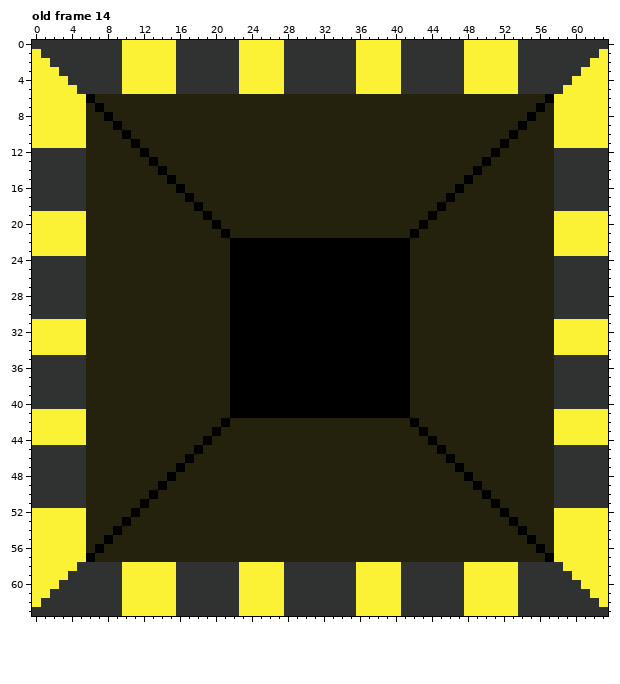
Pixel-art file -- src/main/resources/graphics/sprites/laser.aseprite. The picture above is the old version.
64x64 pixels, 34 frames. Colours within 5 levels of each other are drawn and written as one. Shown: old frame 14.
After:
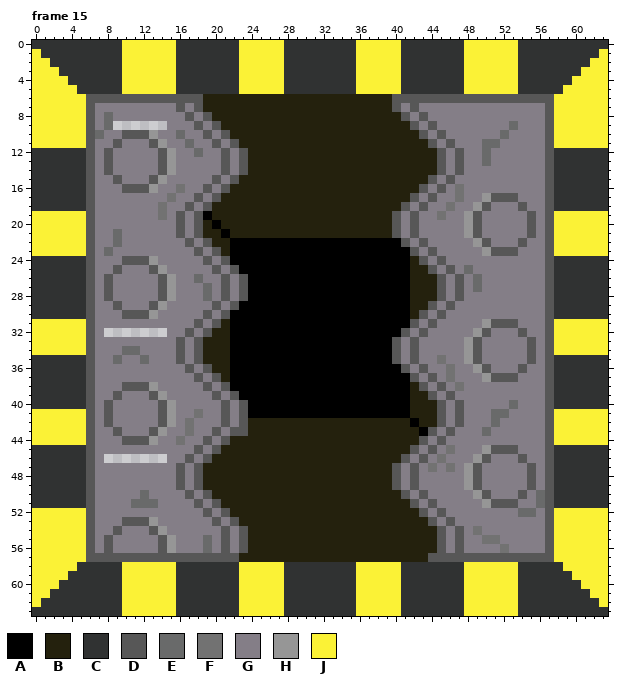
Palette (. is transparent): A #000000  B #24210d  C #303232  D #575757  E #696a6a  F #727272  G #847e87  H #969696  J #fbf236
A new or re-ordered frame is compared with the old frame closest to it.
Changes in this commit:
frames 34 -> 35
Frame 15 is new; against old frame 14:
y 6: x 6..18 ABBBBBBBBBBBB -> DDDDDDDDDDDDD; x 40..57 BBBBBBBBBBBBBBBBBA -> DDDDDDDDDDDDDDDDDD
y 7: x 6..18 BABBBBBBBBBBB -> DGGGGGGGGGDGD; x 40..57 BBBBBBBBBBBBBBBBAB -> DGDGGGGGGGGGGGGGGD
y 8: x 6..19 BBABBBBBBBBBBB -> DGEGGGGGGGGDGD; x 41..57 BBBBBBBBBBBBBBABB -> DGDGGGGGGGGGGGGGD
y 9: x 6..20 BBBABBBBBBBBBBB -> DGE......GGGDGD; x 42..57 BBBBBBBBBBBBABBB -> DGDGGGGGGGGEGGGD
y 10: x 6..21 BBBBABBBBBBBBBBB -> DEGGDDDHGGEGGDGD; x 43..57 BBBBBBBBBBABBBB -> DGDGGGGGGEGGGGD
y 11: x 6..22 BBBBBABBBBBBBBBBB -> DGGDGGGDHGGEGGDGD; x 44..57 BBBBBBBBABBBBB -> DGDGGGEEGGGGGD
y 12: x 6..23 BBBBBBABBBBBBBBBBB -> DGDGGGGGDHGGEGGDGD; x 45..57 BBBBBBABBBBBB -> DGDGGEGGGGGGD
y 13: x 6..23 BBBBBBBABBBBBBBBBB -> DGDGGGGGDHGGGGGDGD; x 45..57 BBBBBABBBBBBB -> DGDGGEGGGGGGD
y 14: x 6..23 BBBBBBBBABBBBBBBBB -> DGDGGGGGDHGGGGGDGD; x 45..57 BBBBABBBBBBBB -> DGDGGGGGGGGGD
y 15: x 6..22 BBBBBBBBBABBBBBBB -> DGGDGGGDHGGGGGDGD; x 44..57 BBBBABBBBBBBBB -> DGDGGGGGGGGGGD
y 16: x 6..21 BBBBBBBBBBABBBBB -> DGGGDDDHGGFGGDGD; x 43..57 BBBBABBBBBBBBBB -> DGDGFGGGGGGGGGD
y 17: x 6..20 BBBBBBBBBBBABBB -> DGGGGGGGGFGGDGD; x 42..57 BBBBABBBBBBBBBBB -> DGDGGFGGHDDDGGGD
y 18: x 6..19 BBBBBBBBBBBBAB -> DGGGGGGGFGGDGD; x 41..57 BBBBABBBBBBBBBBBB -> DGDGGFGGHDGGGDGGD
y 19: x 6..18 BBBBBBBBBBBBB -> DGGGGGGGFGDGD; x 40..57 BBBBABBBBBBBBBBBBB -> DGDGGFGGHDGGGGGDGD
y 20: x 6..18 BBBBBBBBBBBBB -> DGGGGGGGGGDGD; x 40..57 BBBABBBBBBBBBBBBBB -> DGDGGGGGHDGGGGGDGD
y 21: x 6..18 BBBBBBBBBBBBB -> DGGEGGGGGGDGD; x 40..57 BBABBBBBBBBBBBBBBB -> DGDGGGGGHDGGGGGDGD
y 22: x 6..19 BBBBBBBBBBBBBB -> DGGEGGGGGGGDGD; x 41..57 ABBBBBBBBBBBBBBBB -> DGDGGGGGHDGGGDGGD
y 23: x 6..20 BBBBBBBBBBBBBBB -> DGEGGGGGGGGGDGD; x 42..57 BBBBBBBBBBBBBBBB -> DGDGGGGGHDDDGGGD
y 24: x 6..21 BBBBBBBBBBBBBBBB -> DGGGDDDHGGGGGDGD; x 43..57 BBBBBBBBBBBBBBB -> DGDGGGGGGGGGGGD
y 25: x 6..22 BBBBBBBBBBBBBBBBA -> DGGDGGGDHGGGGGDGD; x 44..57 BBBBBBBBBBBBBB -> DGDGEGGGGGGGGD
y 26: x 6..23 BBBBBBBBBBBBBBBBAA -> DGDGGGGGDHGGEGGDGD; x 45..57 BBBBBBBBBBBBB -> DGDGEGGGGGGGD
y 27: x 6..23 BBBBBBBBBBBBBBBBAA -> DGDGGGGGDHGGGEGDGD; x 45..57 BBBBBBBBBBBBB -> DGDGEGGGGGGGD
y 28: x 6..23 BBBBBBBBBBBBBBBBAA -> DGDGGGGGDHGGGEGDGD; x 45..57 BBBBBBBBBBBBB -> DGDGGGGGGGGGD
y 29: x 6..22 BBBBBBBBBBBBBBBBA -> DGGDGGGDHGGGGGDGD; x 44..57 BBBBBBBBBBBBBB -> DGDGGGGGGGGGGD
y 30: x 6..21 BBBBBBBBBBBBBBBB -> DGGGDDDHGGGGGDGD; x 43..57 BBBBBBBBBBBBBBB -> DGDGGGGGGGGGGGD
y 31: x 6..20 BBBBBBBBBBBBBBB -> DGGGGGGGGGGGDGD; x 42..57 BBBBBBBBBBBBBBBB -> DGDGGGGGHDDDGGGD
y 32: x 6..19 BBBBBBBBBBBBBB -> DG.......GGDGD; x 41..57 ABBBBBBBBBBBBBBBB -> DGDGGGGGHDGGGDGGD
y 33: x 6..18 BBBBBBBBBBBBB -> DGGGGGGGGGDGD; x 40..57 AABBBBBBBBBBBBBBBB -> DGDGGGGGHDGGGGGDGD
y 34: x 6..18 BBBBBBBBBBBBB -> DGGGEEGGGGDGD; x 40..57 AABBBBBBBBBBBBBBBB -> DGDGGGGGHDGGGGGDGD
y 35: x 6..18 BBBBBBBBBBBBB -> DGGEGGEGGGDGD; x 40..57 AABBBBBBBBBBBBBBBB -> DGDGGFGGHDGGGGGDGD
y 36: x 6..19 BBBBBBBBBBBBBB -> DGGGGGGGGGGDGD; x 41..57 ABBBBBBBBBBBBBBBB -> DGDGGFGGHDGGGDGGD
y 37: x 6..20 BBBBBBBBBBBBBBB -> DGGGGGGGGGGGDGD; x 42..57 BBBBBBBBBBBBBBBB -> DGDGFGGGHDDDGGGD
y 38: x 6..21 BBBBBBBBBBBBBBBB -> DGGGDDDHGGGGGDGD; x 43..57 BBBBBBBBBBBBBBB -> DGDGFGGGGGGGGGD
y 39: x 6..22 BBBBBBBBBBBBBBBBA -> DGGDGGGDHGGGGGDGD; x 44..57 BBBBBBBBBBBBBB -> DGDGGGGGGGGGGD
y 40: x 6..23 BBBBBBBBBBBBBBBBAA -> DGDGGGGGDHGGGGGDGD; x 45..57 BBBBBBBBBBBBB -> DGDGGGGGEGGGD
y 41: x 6..23 BBBBBBBBBBBBBBBBAA -> DGDGGGGGDHGGFGGDGD; x 45..57 BBBBBBBBBBBBB -> DGDGGGEEGGGGD
y 42: x 6..23 BBBBBBBBBBBBBBBABB -> DGDGGGGGDHGFGGGDGD; x 45..57 BBBBBBBBBBBBB -> DGDGGGEGGGGGD
y 43: x 6..23 BBBBBBBBBBBBBBABBB -> DGGDGGGDHGGFGGDGDD; x 44..57 BBBBBBBBBBBBBB -> DGDGGGEGGGGGGD
y 44: x 6..21 BBBBBBBBBBBBBABB -> DGGGDDDHGGFGGDGD; x 43..57 BABBBBBBBBBBBBB -> DGDGGGGGGGGGGGD
y 45: x 6..20 BBBBBBBBBBBBABB -> DGGGGGGGGGGGDGD; x 42..57 BBBABBBBBBBBBBBB -> DGDGFGGGHDDDGGGD
y 46: x 6..19 BBBBBBBBBBBABB -> DG.......GGDGD; x 41..57 BBBBBABBBBBBBBBBB -> DGDGFGGGHDGGGDGGD
y 47: x 6..18 BBBBBBBBBBABB -> DGGGGGGGGGDGD; x 40..57 BBBBBBBABBBBBBBBBB -> DGDGFGFGHDGGGGGDGD
y 48: x 6..18 BBBBBBBBBABBB -> DGGGGGGGGGDGD; x 40..57 BBBBBBBBABBBBBBBBB -> DGDGGGGGHDGGGGGDGD
y 49: x 6..18 BBBBBBBBABBBB -> DGGGGGGGGGDGD; x 40..57 BBBBBBBBBABBBBBBBB -> DGDGGGGGHDGGGGGDGD
y 50: x 6..19 BBBBBBBABBBBBB -> DGGGGGEGGGGDGD; x 41..57 BBBBBBBBBABBBBBBB -> DGDGGGGGHDGGGDGED
y 51: x 6..20 BBBBBBABBBBBBBB -> DGGGGEEEGGGGDGD; x 42..57 BBBBBBBBBABBBBBB -> DGDGGGGGHDDDGGED
y 52: x 6..21 BBBBBABBBBBBBBBB -> DGGGGGGGGGGGGDGD; x 43..57 BBBBBBBBBABBBBB -> DGDGGGGGGGGEEGD
y 53: x 6..22 BBBBABBBBBBBBBBBB -> DGGGDDDHGGGGGGDGD; x 44..57 BBBBBBBBBABBBB -> DGDGGGGGGGGGGD
y 54: x 6..23 BBBABBBBBBBBBBBBBB -> DGGDGGGDHGGGGGGDGD; x 45..57 BBBBBBBBBABBB -> DGDGFGGGGGGGD
y 55: x 6..23 BBABBBBBBBBBBBBBBB -> DGDGGGGGDHGGGEGDGD; x 45..57 BBBBBBBBBBABB -> DGDGGFFGGGGGD
y 56: x 6..23 BABBBBBBBBBBBBBBBB -> DGDGGGGGDHGGGEGDGD; x 45..57 BBBBBBBBBBBAB -> DGDGGGGFGGGGD
y 57: x 6..22 ABBBBBBBBBBBBBBBB -> DDDDDDDDDDDDDDDDD; x 44..57 BBBBBBBBBBBBBA -> DDDDDDDDDDDDDD
Pixel boxes of the changes (left, top, right, bottom) in both pictures:
changed: (86, 94, 248, 562)
changed: (392, 94, 554, 562)
